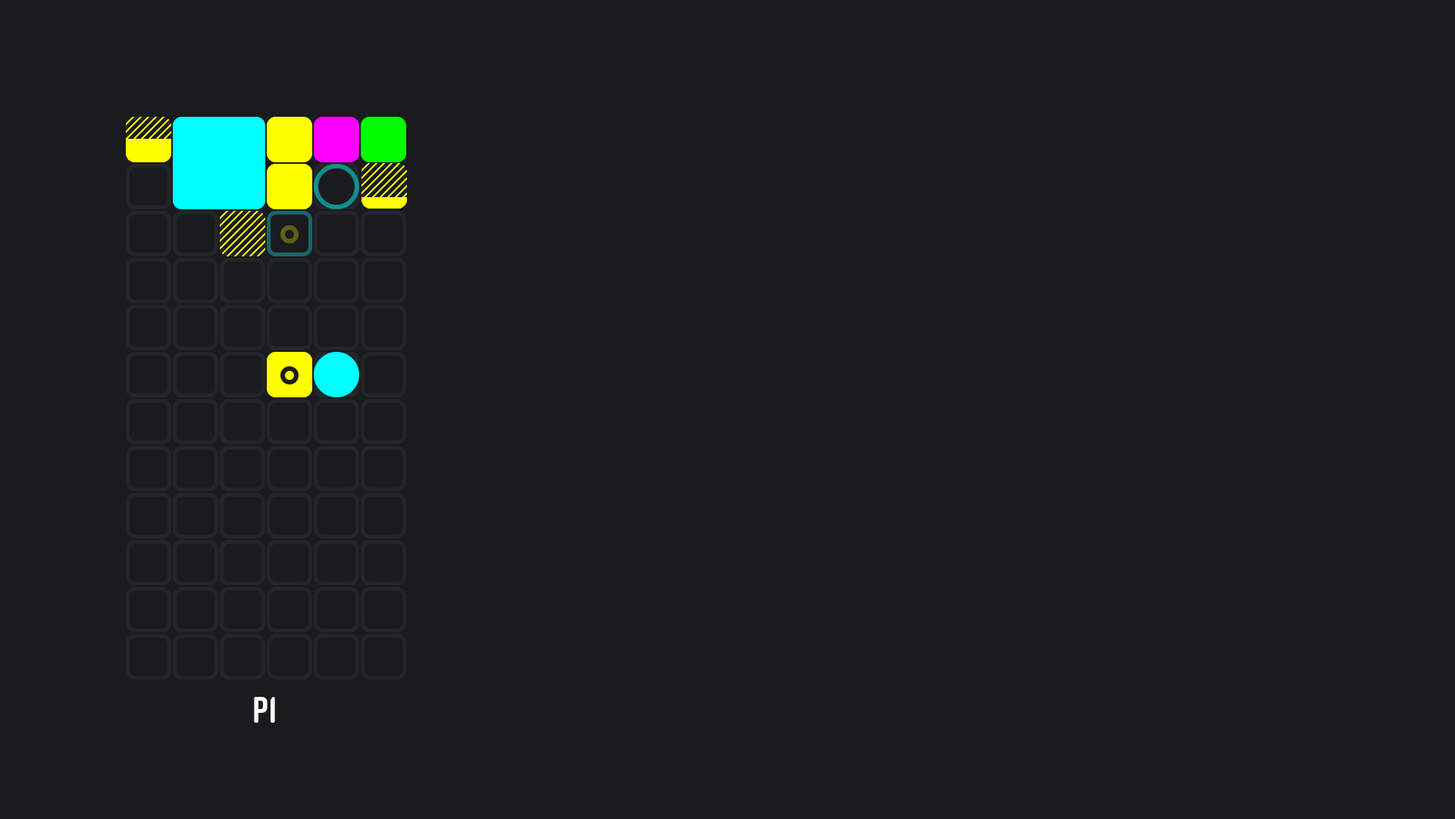
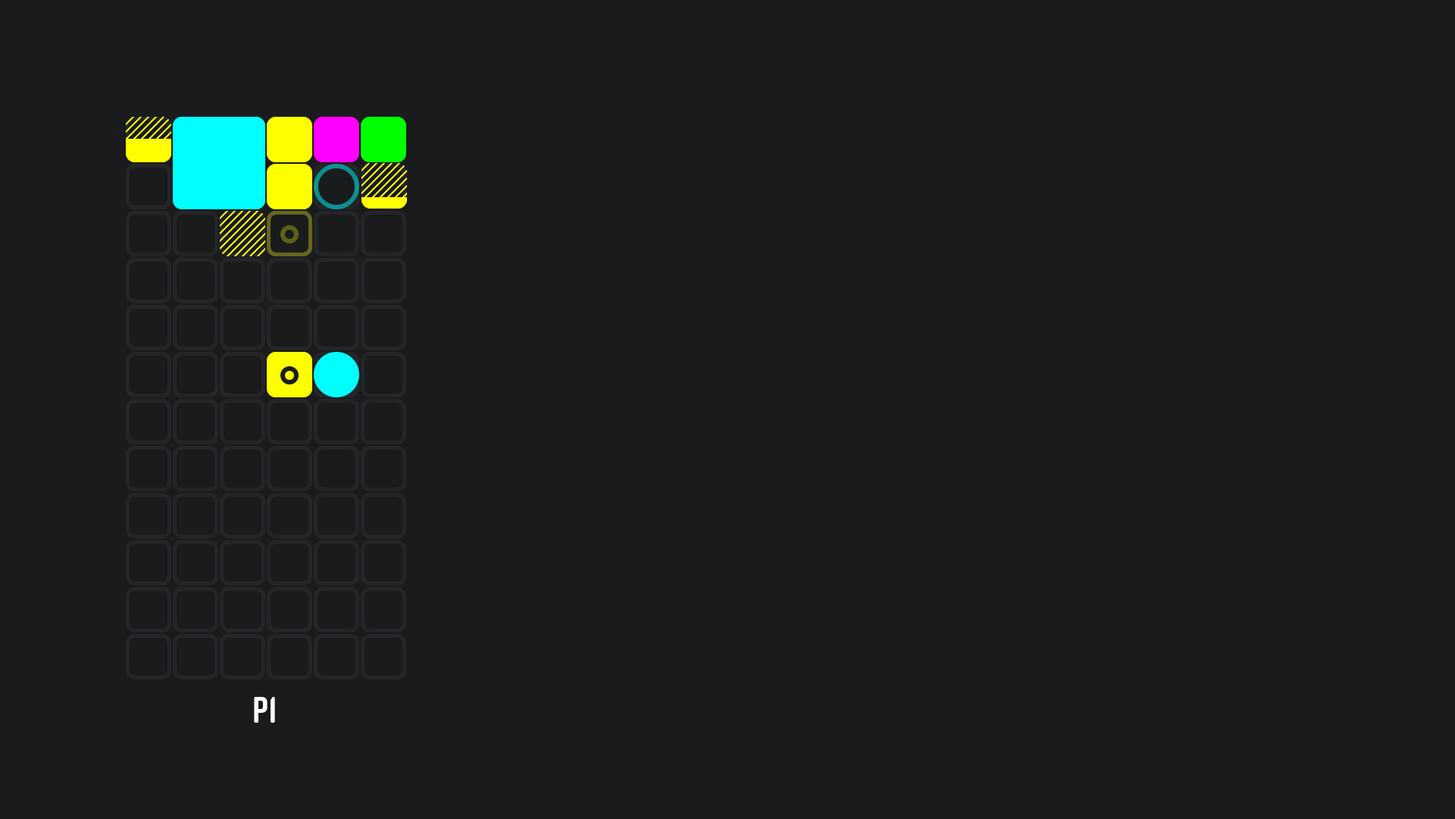
Layers edited between the first and the second 1455 × 819 image:
painted on "TargetGemBlockRotate" over [266,210,313,257]
